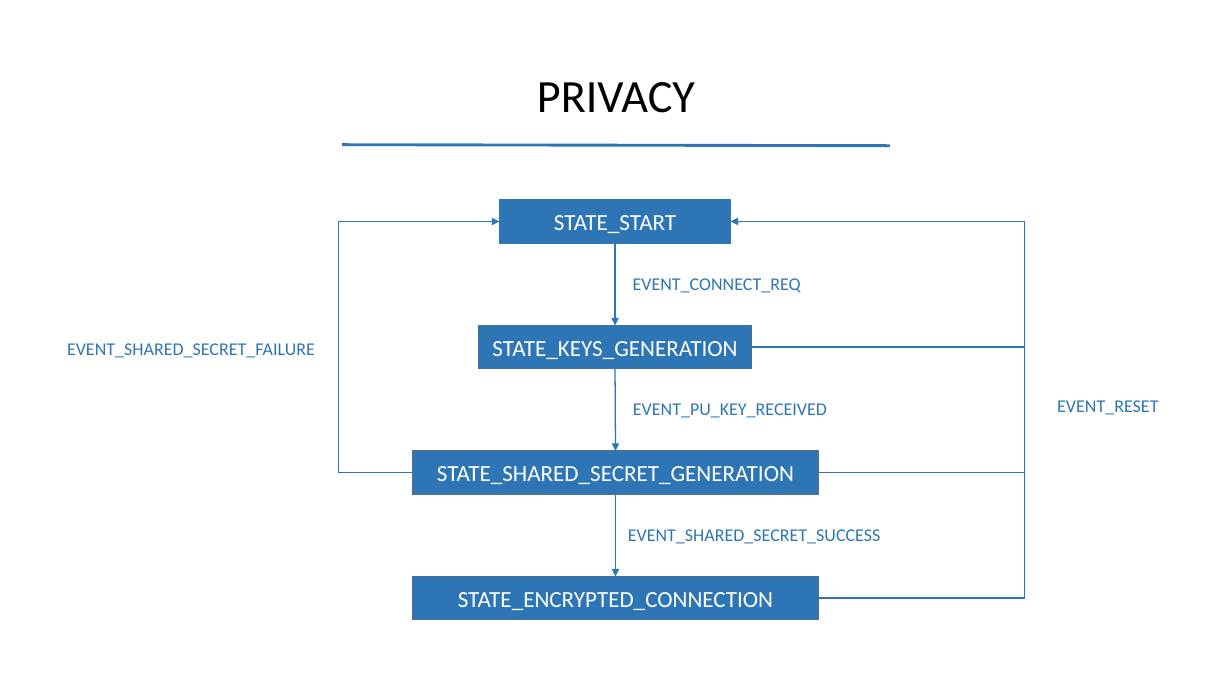
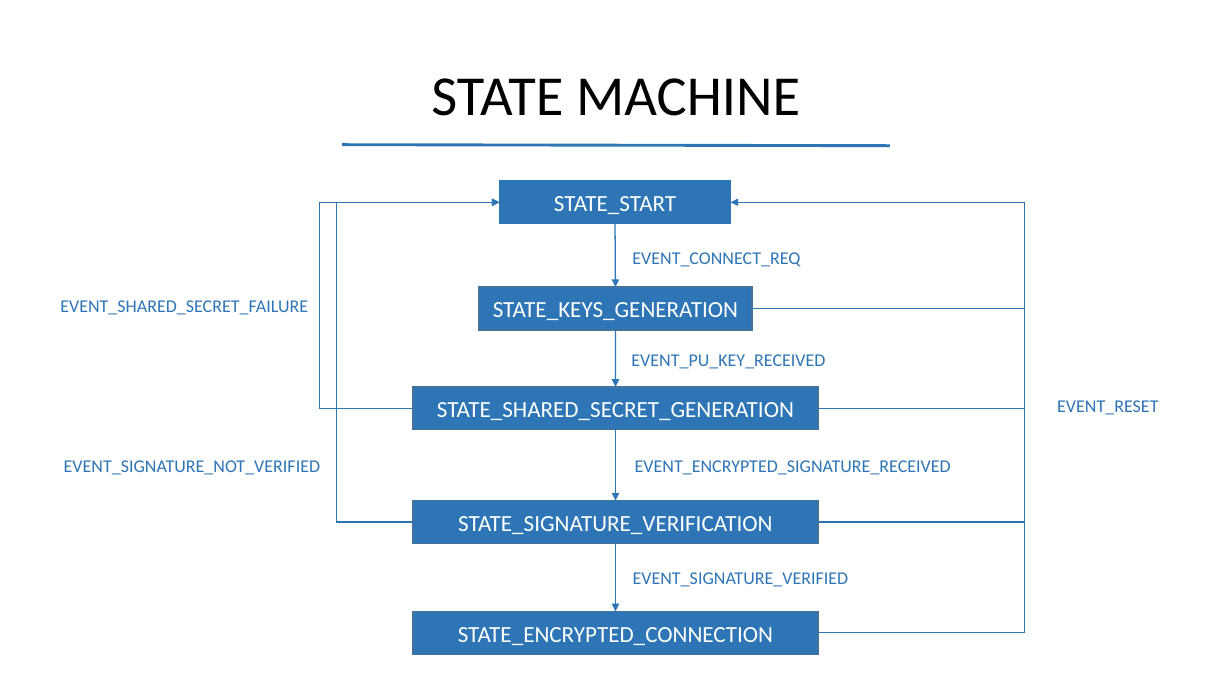
Before and after one commit to m-peko/SecureBLE, a slide deck: slide 6 of docs/SecureBLE.pptx (slide 5 before the commit). Drawn at 1232x693 pixels with LibreOffice and Linux fonts; fonts in the diff are those of the drawing. Boxes give left, top, right and bottom in pixels: in the first picture for what was removed or moved away, otherwise in the second. Text is boxed around its words. In the diff, an @@ line names an element or a change of style, - is before the commit and + after.

Commit message:
Add STS class and update state machine with STS protocol

```diff
--- a/docs/SecureBLE.pptx
+++ b/docs/SecureBLE.pptx
@@ text at [431, 78, 800, 116]: text changed; size 36 to 44 pt @@
-PRIVACY
+STATE MACHINE
@@ elbow arrow moved from (413, 472) - (500, 222) to (413, 409) - (500, 202) @@
@@ elbow arrow added from (413, 522) to (500, 202), #2E75B6 1 pt @@
@@ rectangle "STATE_START": place and size @@
-rectangle "STATE_START" at [500, 200, 731, 243]
+rectangle "STATE_START" at [500, 181, 731, 225]
@@ elbow arrow moved from (818, 598) - (731, 222) to (818, 633) - (731, 202) @@
@@ arrow moved from (616, 243) - (616, 325) to (616, 224) - (616, 287) @@
@@ text "EVENT_CONNECT_REQ": place and size @@
-text "EVENT_CONNECT_REQ" at [633, 278, 801, 293]
+text "EVENT_CONNECT_REQ" at [632, 252, 800, 267]
@@ text "EVENT_SHARED_SECRET_FAILURE": place and size @@
-text "EVENT_SHARED_SECRET_FAILURE" at [67, 343, 315, 358]
+text "EVENT_SHARED_SECRET_FAILURE" at [60, 300, 308, 315]
@@ rectangle "STATE_KEYS_GENERATION": place and size @@
-rectangle "STATE_KEYS_GENERATION" at [479, 325, 751, 369]
+rectangle "STATE_KEYS_GENERATION" at [479, 287, 751, 331]
@@ line moved from (751, 348) - (1024, 348) to (752, 309) - (1025, 309) @@
@@ text "EVENT_PU_KEY_RECEIVED": place and size @@
-text "EVENT_PU_KEY_RECEIVED" at [633, 403, 827, 418]
+text "EVENT_PU_KEY_RECEIVED" at [631, 354, 825, 369]
@@ arrow moved from (616, 369) - (616, 451) to (616, 330) - (616, 387) @@
@@ rectangle "STATE_SHARED_SECRET_GENERATION": place and size @@
-rectangle "STATE_SHARED_SECRET_GENERATION" at [413, 451, 818, 494]
+rectangle "STATE_SHARED_SECRET_GENERATION" at [413, 387, 818, 431]
@@ line added from (818, 409) to (1024, 409), #2E75B6 1 pt @@
@@ arrow added from (616, 430) to (616, 501), #2E75B6 1 pt @@
@@ text added at [64, 460, 320, 475], 14 pt, text #2E75B6 @@
+EVENT_SIGNATURE_NOT_VERIFIED
@@ text added at [635, 460, 951, 475], 14 pt, text #2E75B6 @@
+EVENT_ENCRYPTED_SIGNATURE_RECEIVED
@@ rectangle added at [413, 501, 818, 544], fill #2E75B6, outline #43739E 1 pt, 18 pt, text #FFFFFF @@
+STATE_SIGNATURE_VERIFICATION
@@ text removed at [628, 529, 881, 544] @@
-EVENT_SHARED_SECRET_SUCCESS
@@ line moved from (818, 472) - (1024, 472) to (818, 522) - (1024, 522) @@
@@ arrow moved from (616, 494) - (616, 577) to (616, 543) - (616, 612) @@
@@ text added at [633, 572, 849, 587], 14 pt, text #2E75B6 @@
+EVENT_SIGNATURE_VERIFIED
@@ rectangle "STATE_ENCRYPTED_CONNECTION": place and size @@
-rectangle "STATE_ENCRYPTED_CONNECTION" at [413, 577, 818, 620]
+rectangle "STATE_ENCRYPTED_CONNECTION" at [413, 612, 818, 655]
```
Also in this commit, not shown: 6 other files.
